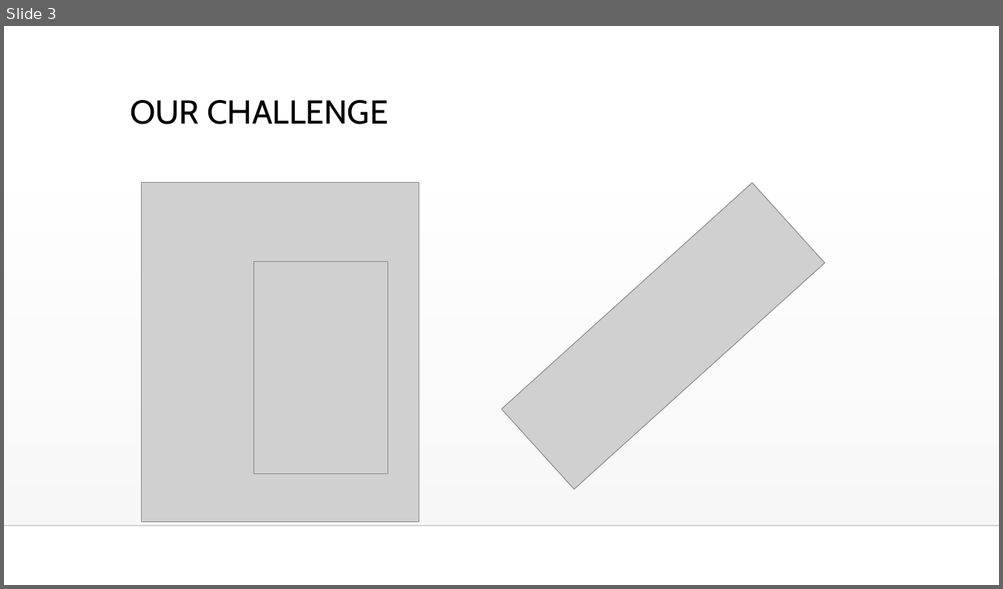
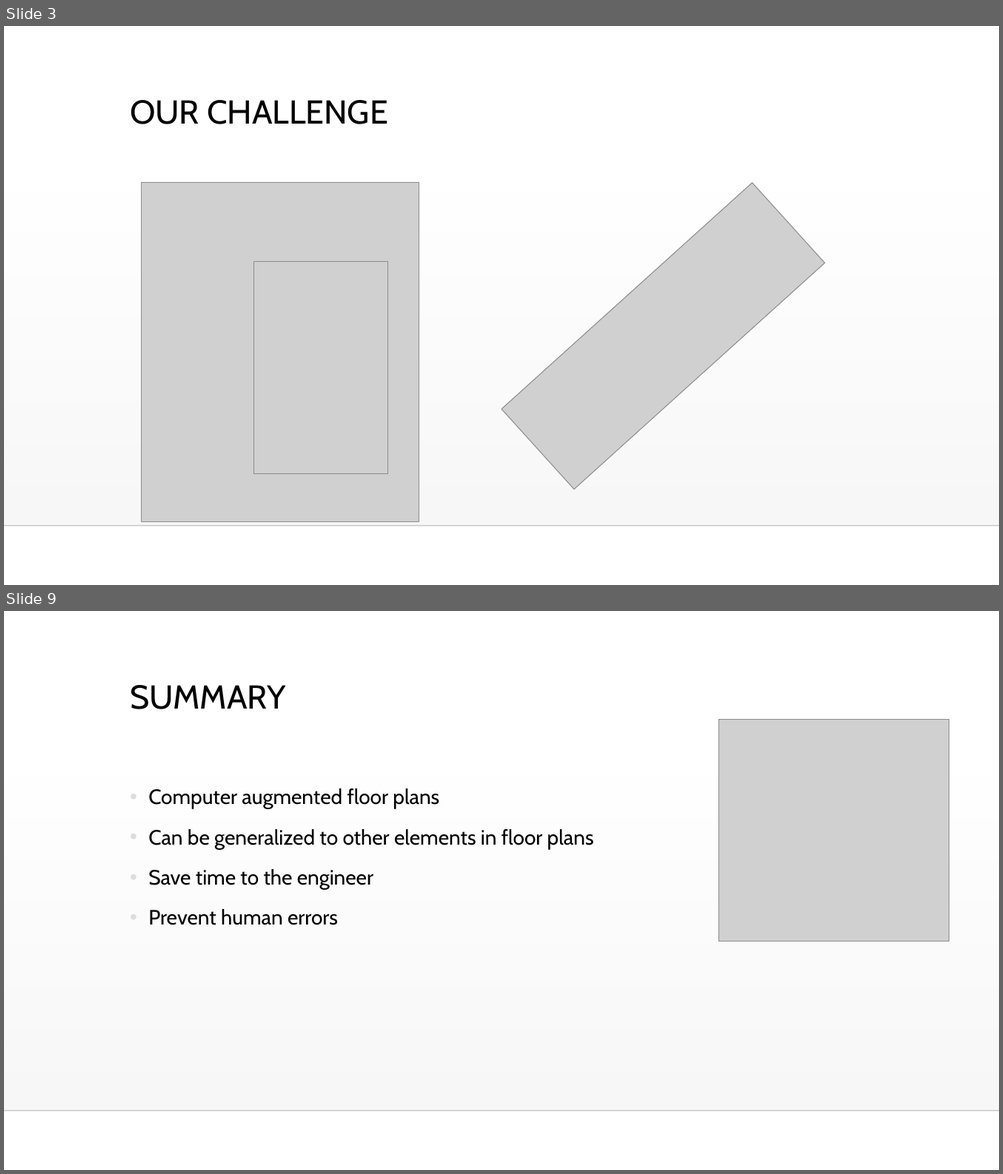
Before and after one commit to guysoft/thedoorks, a slide deck: media/Hack.pptx. Shown one above the other, each under a label of ours: slide 3 before the commit, slides 3 and 9 after it; the slides between them are not shown. The pictures are 1003x589 and 1003x1174 pixels, drawn with LibreOffice and Linux fonts; fonts in the diff are those of the drawing; grey boxes stand for pictures; background and template pictures are left out. Boxes give left, top, right and bottom in pixels: in the first picture for what was removed or moved away, otherwise in the second. Text is boxed around its words. In the diff, an @@ line names an element or a change of style, - is before the commit and + after.

```diff
--- a/media/Hack.pptx
+++ b/media/Hack.pptx
@@ slide 9 added at bbox=[4, 611, 999, 1170], background #FFFFFF; not listed: 2 template elements that a slide beside it also shows @@
@@ title added at bbox=[130, 685, 286, 709], 32 pt, text #000000 @@
+SUMMARY
@@ picture added at bbox=[719, 719, 948, 942] @@
@@ text added at bbox=[148, 789, 594, 925], 20 pt, text #000000 @@
+• Computer augmented floor plans
+• Can be generalized to other elements in floor plans
+• Save time to the engineer
+• Prevent human errors
```
Also in this commit, not shown: 4 slides changed, 6 other slides added.
